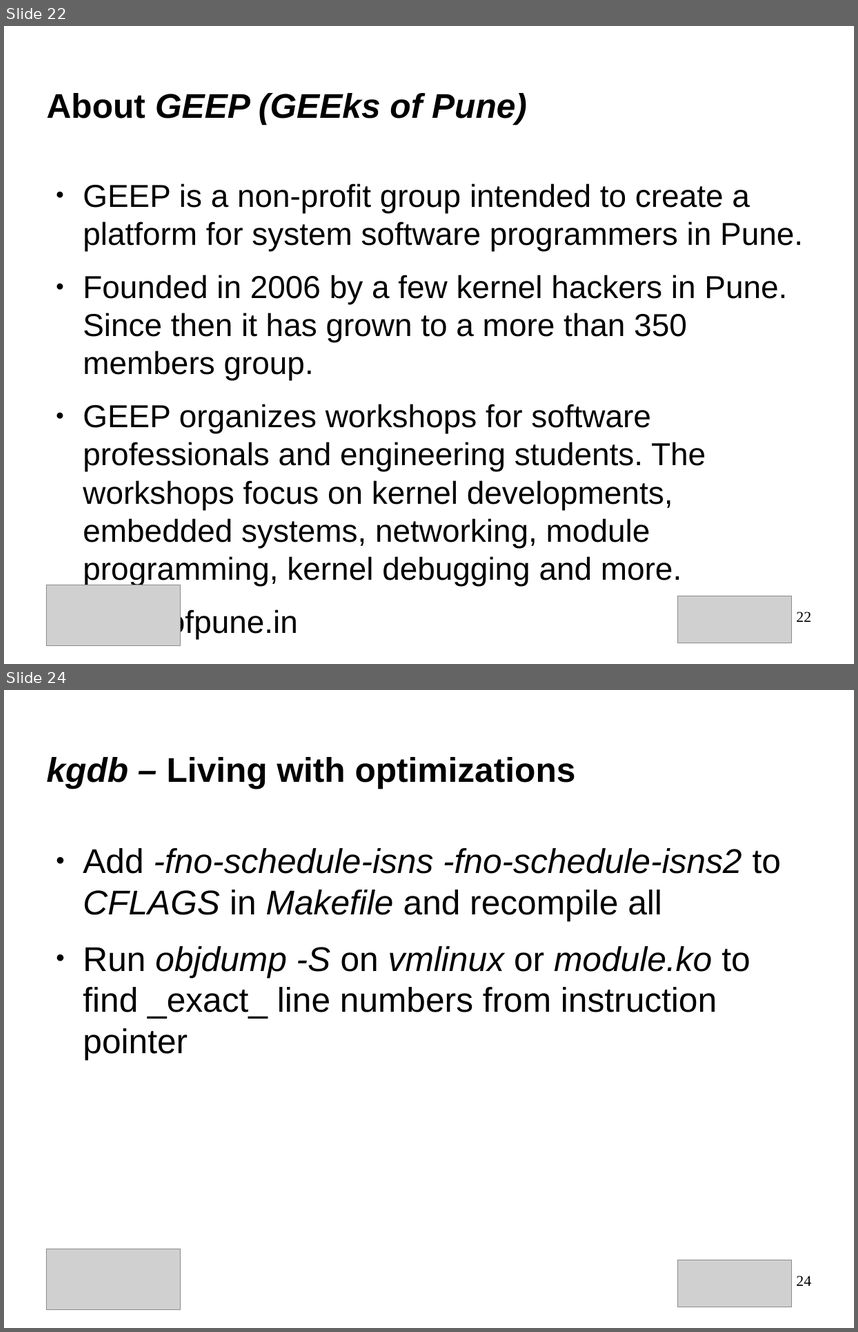
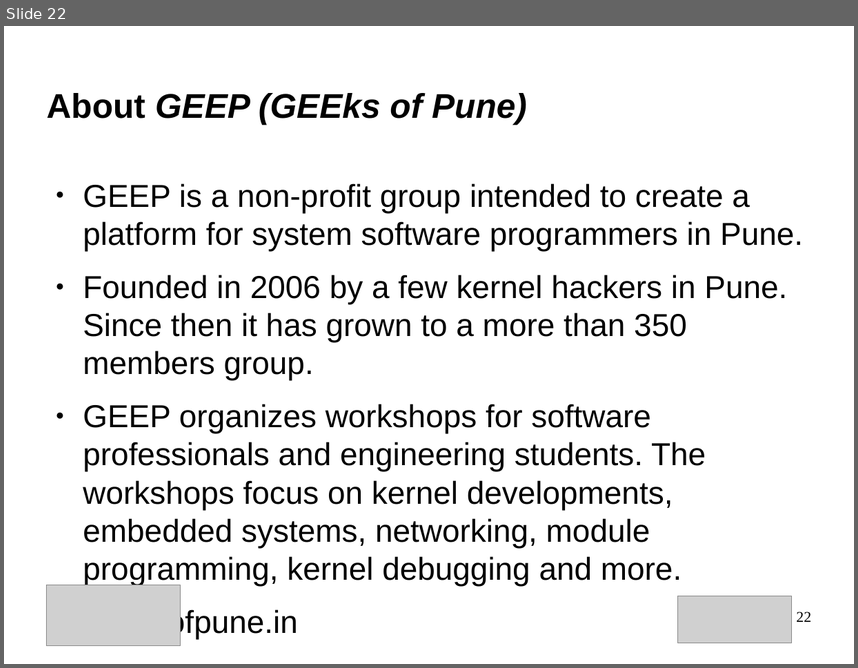
Before and after one commit to swapnil-pimpale/foss_in_kgdb_presentation, a slide deck: kgdb.odp. Shown one above the other, each under a label of ours: slides 22 and 24 before the commit, slide 22 after it; the slides between them are not shown. The pictures are 858x1332 and 858x668 pixels, drawn with LibreOffice and Linux fonts; fonts in the diff are those of the drawing; grey boxes stand for pictures. Boxes give left, top, right and bottom in pixels: in the first picture for what was removed or moved away, otherwise in the second. Text is boxed around its words. In the diff, an @@ line names an element or a change of style, - is before the commit and + after.

```diff
--- a/kgdb.odp
+++ b/kgdb.odp
@@ slide 24 removed at bbox=[4, 690, 854, 1328], background #FFFFFF @@
@@ title removed at bbox=[47, 757, 576, 789] @@
-kgdb – Living with optimizations
@@ text removed at bbox=[83, 848, 781, 1059] @@
-● Add -fno-schedule-isns -fno-schedule-isns2 to CFLAGS in Makefile and recompile all
-● Run objdump -S on vmlinux or module.ko to find _exact_ line numbers from instruction pointer
@@ picture removed at bbox=[46, 1248, 180, 1310] @@
@@ picture removed at bbox=[678, 1259, 791, 1306] @@
@@ page number removed at bbox=[796, 1275, 811, 1285] @@
-24
```
Also in this commit, not shown: 4 other slides removed.
